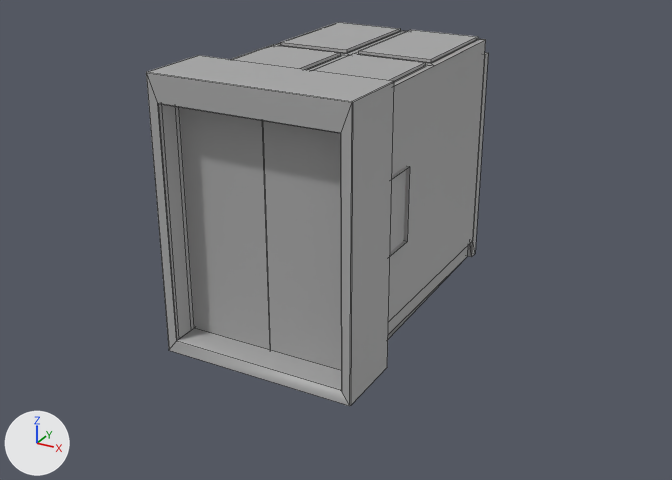
An edit to the FBX model Assets/_MAIN/Asset/SM_StaticMesh/SM_Puzzle_5/SM_Ascenseur.fbx, drawn before and after from the same camera.
The view is the same before and after, from a 50 mm camera at (-0.22, -3.93, 2.1) aimed at (-2.14, -0.45, 0.36). The lights are fixed; the arrows at lower left show +X, +Y and +Z. Mesh edges are drawn as thin lines. Where no turn or scale is listed for an object, it has been applied to the vertices. Vertices at the same position are counted once.

Objects in the first picture: 'Ascenseur', 'BoutonEtage', 'Porte1', 'Porte2'.
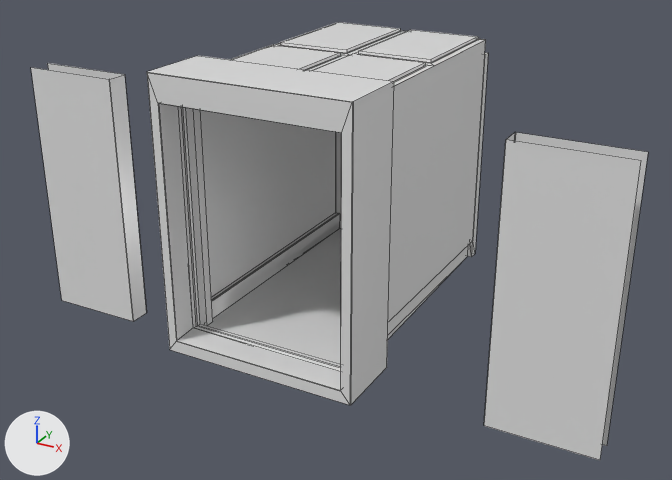
Location of each change, [x1, y1, x2, y2] in pixels of the pictures (672 x 480 px; the box of a moved part takes in the faces that stretch with it):
'Ascenseur', reshaped
    before: [146, 22, 488, 406]
    after: [147, 22, 488, 405]
'Porte1', recoloured, mesh moved
    before: [263, 121, 341, 370]
    after: [484, 132, 648, 460]
'Porte2', recoloured, mesh moved
    before: [179, 107, 270, 350]
    after: [31, 63, 146, 321]
'BoutonEtage', deleted
    before: [390, 166, 410, 256]
part 2 of me_mesh, moved or reshaped
    before: [146, 55, 460, 406]
    after: [147, 56, 460, 405]
part 3 of me_mesh, recoloured
    both: [232, 22, 488, 334]

What the commit changed:
Material 'M_Ascenseur' (mat_m_ascenseur) is new.
Its base color is (0.8, 0.8, 0.8) (white #e7e7e7).
Its roughness is 0.2.
me_mesh_001 has 12 vertices, 5 faces and spans x -0.002..0.458, y -0.05..0.05, z -0.591..0.591.
me_mesh_001 is used by ob_porte1; location (-2.2, -0.892, 0.537).
me_mesh_001 no longer uses material mat_standardsurface15 (grey #aaaaaa).
me_mesh_001 part 4: the whole mesh is moved by (1.002, 0.0, 0.0).
me_mesh_001 now uses material mat_m_ascenseur (white #e7e7e7).
me_mesh_002 has 12 vertices, 5 faces and spans x -0.458..0.002, y -0.05..0.05, z -0.591..0.591.
me_mesh_002 is used by ob_porte2; location (-2.2, -0.892, 0.537).
me_mesh_002 no longer uses material mat_standardsurface15 (grey #aaaaaa).
me_mesh_002 part 1: the whole mesh is moved by (-0.781, 0.0, 0.0).
me_mesh_002 now uses material mat_m_ascenseur (white #e7e7e7).
me_mesh is used by ob_ascenseur; location (0.0, 0.0, 0.0).
me_mesh had 188 vertices, 162 faces and spanned x -2.66..-1.73, y -1.08..0.46, z -0.05..1.22.
me_mesh now has 178 vertices, 158 faces and spans x -2.66..-1.73, y -1.07..0.46, z -0.05..1.22.
Part 2, on me_mesh:
25 vertices are removed from x -2.66..-1.73, y -1.08..0.41, z -0.05..1.22.
42 faces are deleted.
1 vertex moves from x -2.61, y -1.08, z 1.1 to x -2.61, y -1.07, z 1.1.
15 vertices are added at x -2.66..-1.73, y -1.07..-0.9, z -0.05..1.22.
38 new faces join them.
me_mesh part 3: 120 faces spanning x -2.64..-1.75, y -1.07..0.46, z -0.02..1.19 switch from mat_standardsurface15 (grey #aaaaaa) to mat_m_ascenseur (white #e7e7e7).
Object 'BoutonEtage' (ob_boutonetage) is deleted.
